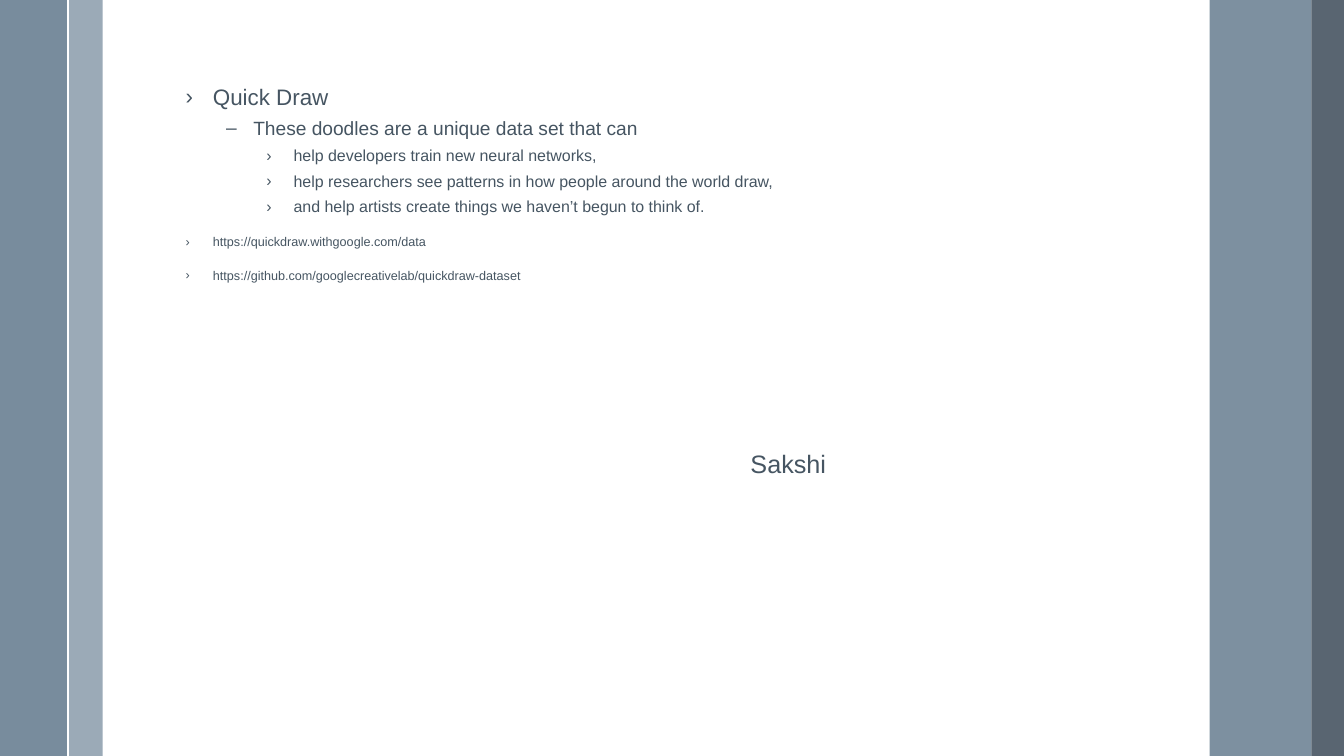
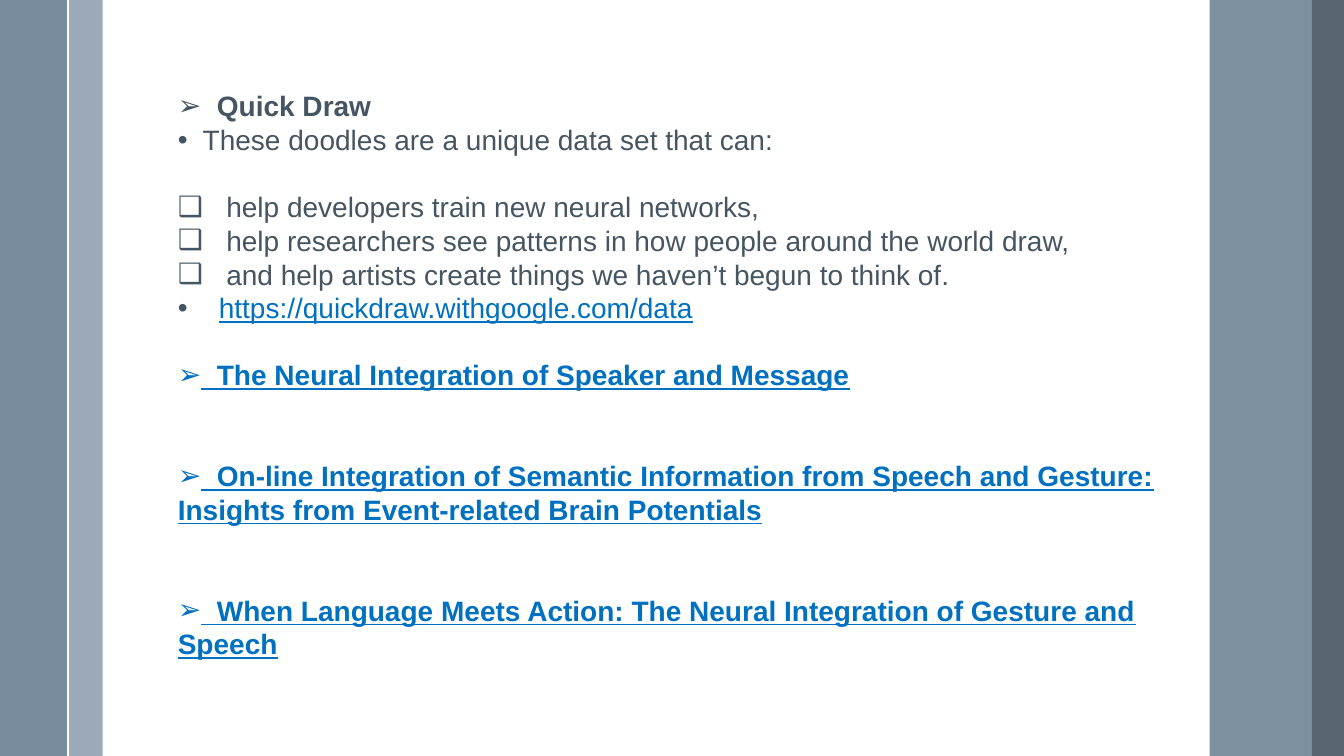
Before and after one commit to VarunBohara/Mini-Project-Documents, a slide deck: slide 5 of Ideas -- v3.0.pptx (slide 3 before the commit). Drawn at 1344x756 pixels with LibreOffice and Linux fonts; fonts in the diff are those of the drawing. Boxes give left, top, right and bottom in pixels: in the first picture for what was removed or moved away, otherwise in the second. Text is boxed around its words. In the diff, an @@ line names an element or a change of style, - is before the commit and + after.

```diff
--- a/Ideas -- v3.0.pptx
+++ b/Ideas -- v3.0.pptx
@@ text "Quick Draw": place and size @@
-text "Quick Draw" at [213,88,773,283]
+text "Quick Draw" at [178,95,1152,659]
@@ text at [217,95,1069,323]: size 16 to 20 pt, bold on in "Quick Draw"; size 11.4 to 20 pt in "help developers train new neural networks,", "help researchers see patterns in how people ...", "and help artists create things we haven’t ..."; size 9 to 20 pt, text colour #465562 to #0070C0, underline on in "https://quickdraw.withgoogle.com/data"; bullet › to ➢; line spacing 0.9 to 1; less space between paragraphs; bullet › to ❑; list level 3 to 1 in "help developers train new neural ..."; list level 3 to 1 in "help researchers see patterns in ..."; list level 3 to 1 in "and help artists create things ..."; bullet › to • @@
@@ text at [203,129,773,155]: text changed; size 13.7 to 20 pt @@
-  – These doodles are a unique data set that can
+• These doodles are a unique data set that can:
@@ text at [178,364,1152,659]: text changed; size 9 to 20 pt; text colour #465562 to #0070C0; bold on @@
-› https://github.com/googlecreativelab/quickdraw-dataset
+➢ The Neural Integration of Speaker and Message
+➢ On-line Integration of Semantic Information from Speech and Gesture: Insights from Event-related Brain Potentials
+➢ When Language Meets Action: The Neural Integration of Gesture and Speech
@@ text removed at [750,454,826,474] @@
-Sakshi
```
Also in this commit, not shown: 1 other slide changed.
